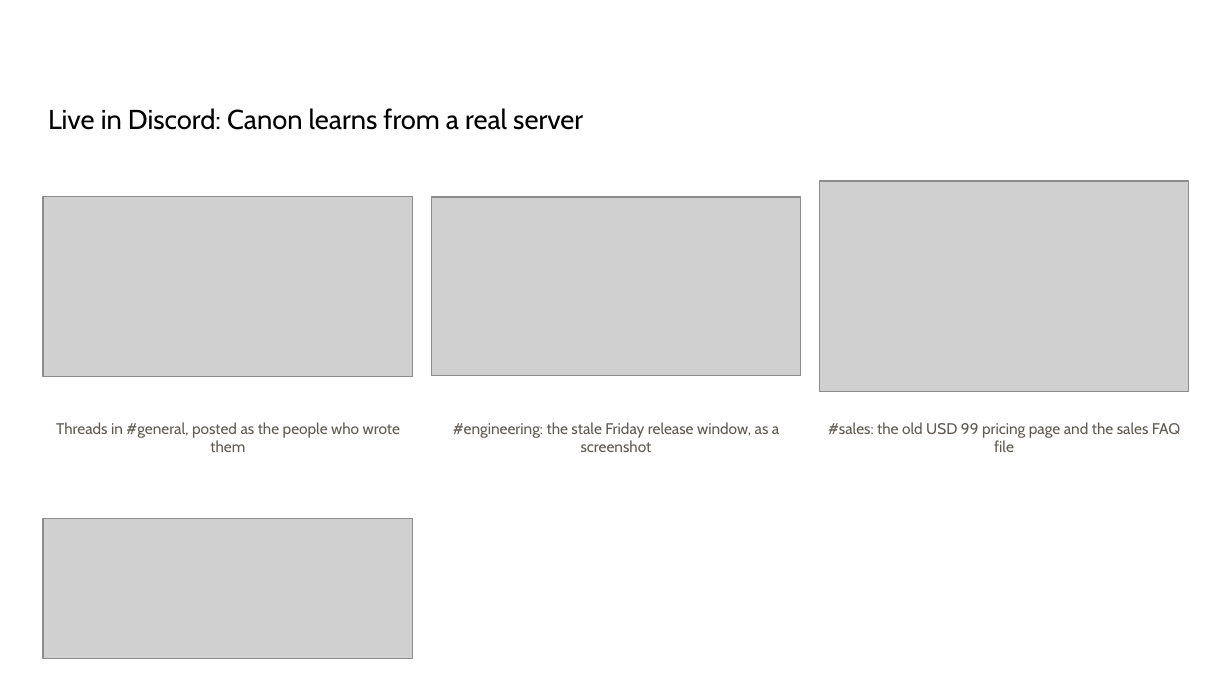
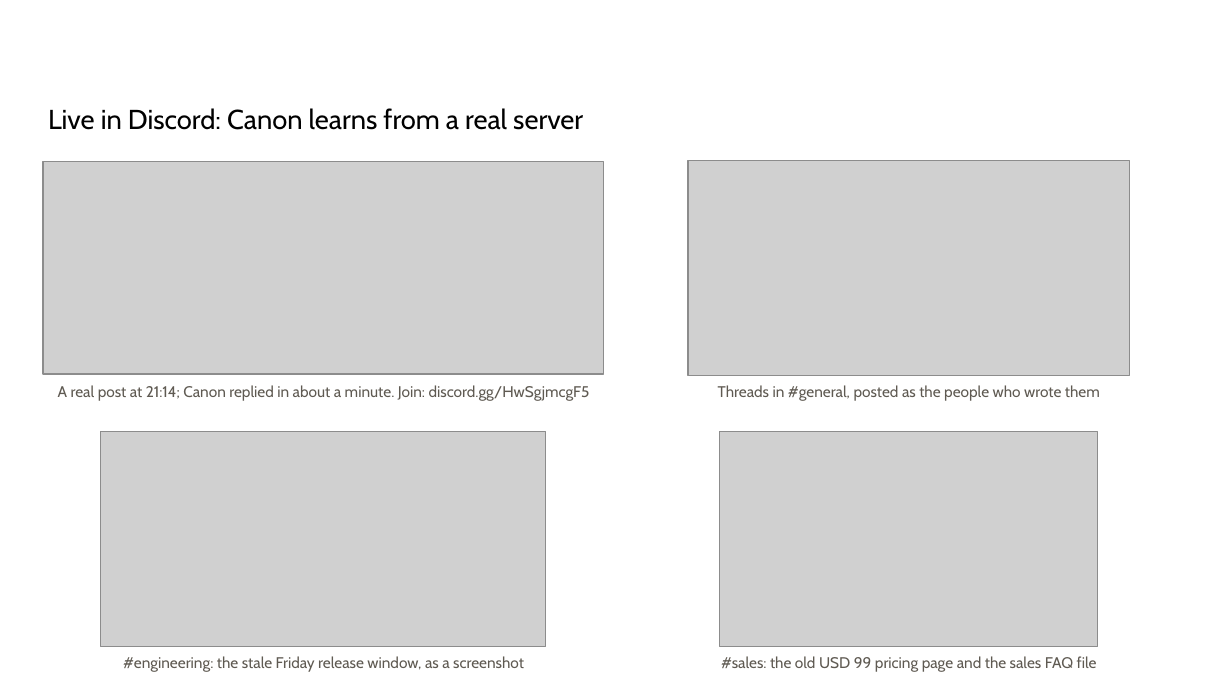
Before and after one commit to tejasnafde/canon, a slide deck: slide 11 of deck/canon-deck.pptx. Drawn at 1232x693 pixels with LibreOffice and Linux fonts; fonts in the diff are those of the drawing; grey boxes stand for pictures. Boxes give left, top, right and bottom in pixels: in the first picture for what was removed or moved away, otherwise in the second. Text is boxed around its words. In the diff, an @@ line names an element or a change of style, - is before the commit and + after.

```diff
--- a/deck/canon-deck.pptx
+++ b/deck/canon-deck.pptx
@@ picture: place and size @@
-picture at (43, 196, 413, 377)
+picture at (43, 161, 604, 373)
@@ picture added at (687, 160, 1129, 376) @@
@@ text added at (58, 385, 590, 401), 9 pt, text #5F5A52 @@
+A real post at 21:14; Canon replied in about a minute. Join: discord.gg/HwSgjmcgF5
@@ text "Threads in #general, posted as ..." rewrapped from (56, 422, 400, 452) to (718, 385, 1100, 401) @@
@@ picture: place and size @@
-picture at (431, 197, 801, 376)
+picture at (101, 431, 546, 647)
@@ picture: place and size @@
-picture at (819, 181, 1189, 392)
+picture at (719, 431, 1098, 647)
@@ picture removed at (43, 519, 413, 659) @@
@@ text "#engineering: the stale Friday release ..." rewrapped from (453, 422, 779, 452) to (123, 656, 524, 672) @@
@@ text "#sales: the old USD 99 ..." rewrapped from (828, 422, 1180, 452) to (721, 656, 1097, 672) @@
```
Also in this commit, not shown: 3 other files.
